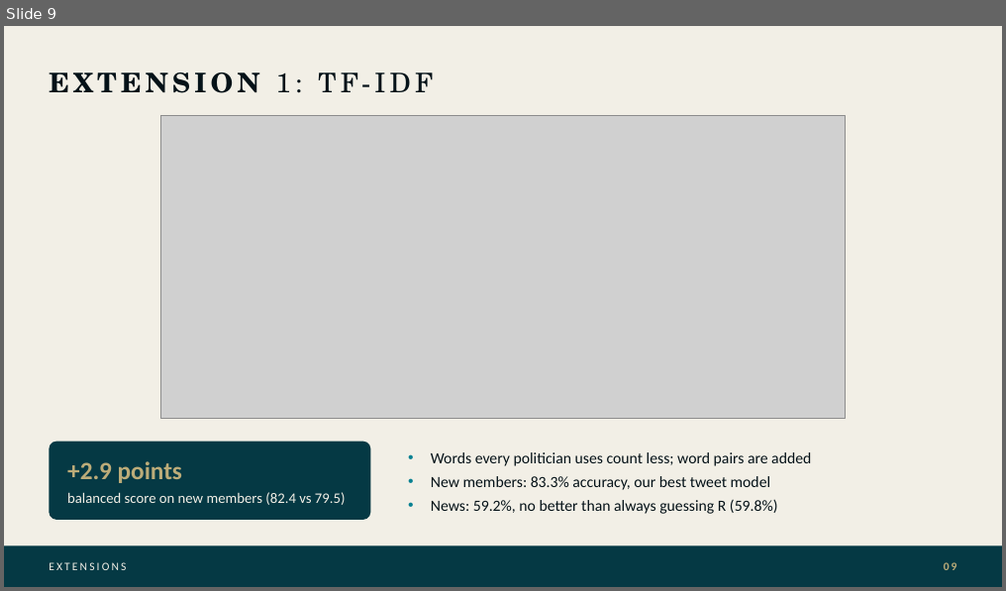
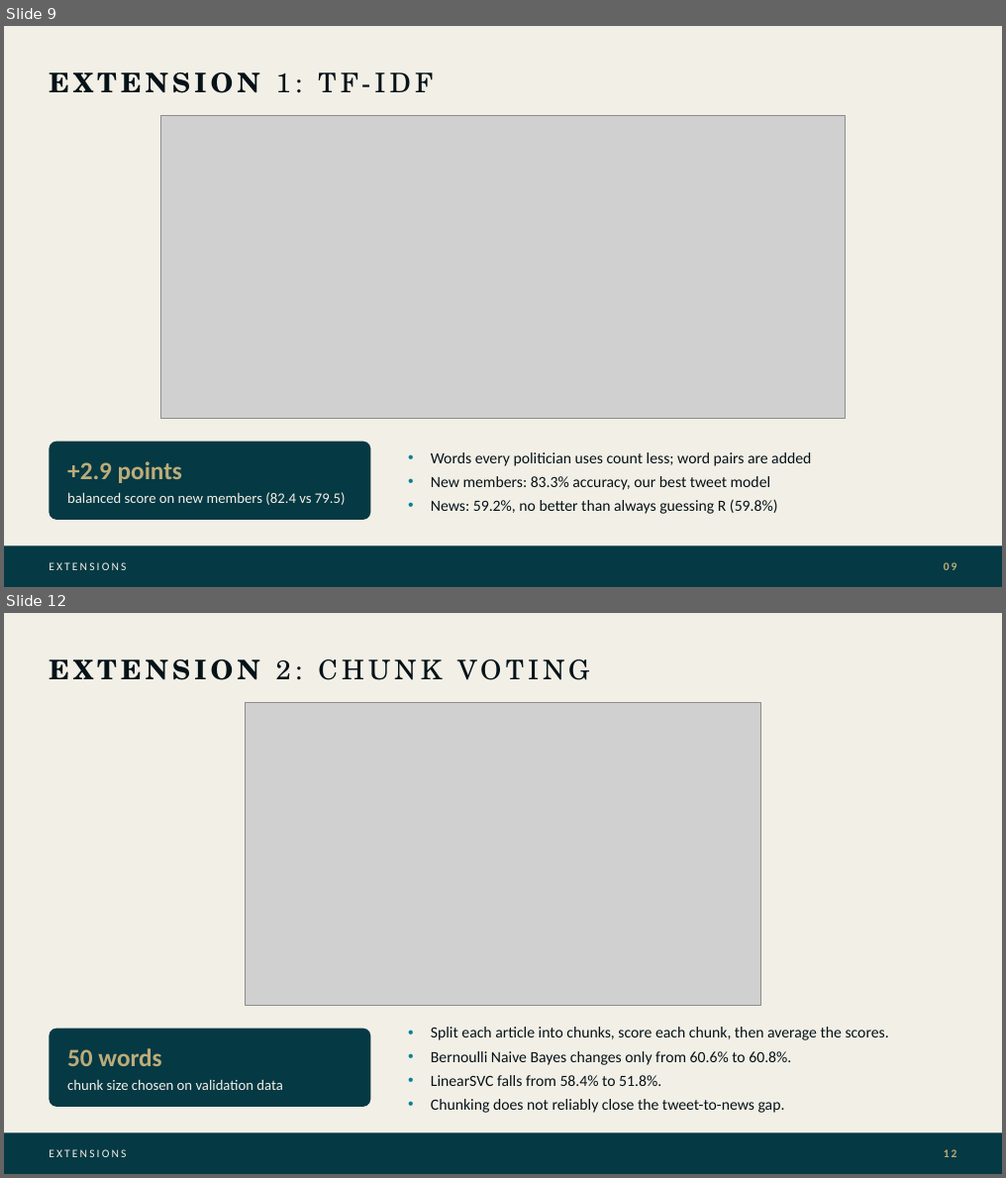
Before and after one commit to SonuAkash-collab/news-political-bias-classifier, a slide deck: docs/slides/deck.pptx. Shown one above the other, each under a label of ours: slide 9 before the commit, slides 9 and 12 after it; the slides between them are not shown. The pictures are 1006x591 and 1006x1178 pixels, drawn with LibreOffice and Linux fonts; fonts in the diff are those of the drawing; grey boxes stand for pictures. Boxes give left, top, right and bottom in pixels: in the first picture for what was removed or moved away, otherwise in the second. Text is boxed around its words. In the diff, an @@ line names an element or a change of style, - is before the commit and + after.

```diff
--- a/docs/slides/deck.pptx
+++ b/docs/slides/deck.pptx
@@ slide 12 added at (x1=4, y1=613, x2=1002, y2=1174), background #F2EFE6 @@
@@ text added at (x1=276, y1=661, x2=732, y2=1040), 26 pt, text #051218 @@
+EXTENSION 2: CHUNK VOTING
@@ picture added at (x1=245, y1=703, x2=760, y2=1006) @@
@@ text added at (x1=431, y1=1027, x2=889, y2=1113), 15 pt, text #051218 @@
+• Split each article into chunks, score each chunk, then average the scores.
+• Bernoulli Naive Bayes changes only from 60.6% to 60.8%.
+• LinearSVC falls from 58.4% to 51.8%.
+• Chunking does not reliably close the tweet-to-news gap.
@@ rounded rectangle added at (x1=49, y1=1029, x2=371, y2=1107), fill #053944 @@
@@ text added at (x1=67, y1=1049, x2=282, y2=1090), 14 pt, text #F2EFE6 @@
+50 words
+chunk size chosen on validation data
@@ rectangle added at (x1=4, y1=1134, x2=1002, y2=1174), fill #053944 @@
@@ text added at (x1=49, y1=1150, x2=126, y2=1157), 11 pt, text #F2EFE6 @@
+EXTENSIONS
@@ text added at (x1=944, y1=1150, x2=957, y2=1157), 11 pt, text #BCAC79, bold @@
+12
```
Also in this commit, not shown: 7 other slides added, 1 slide removed.
